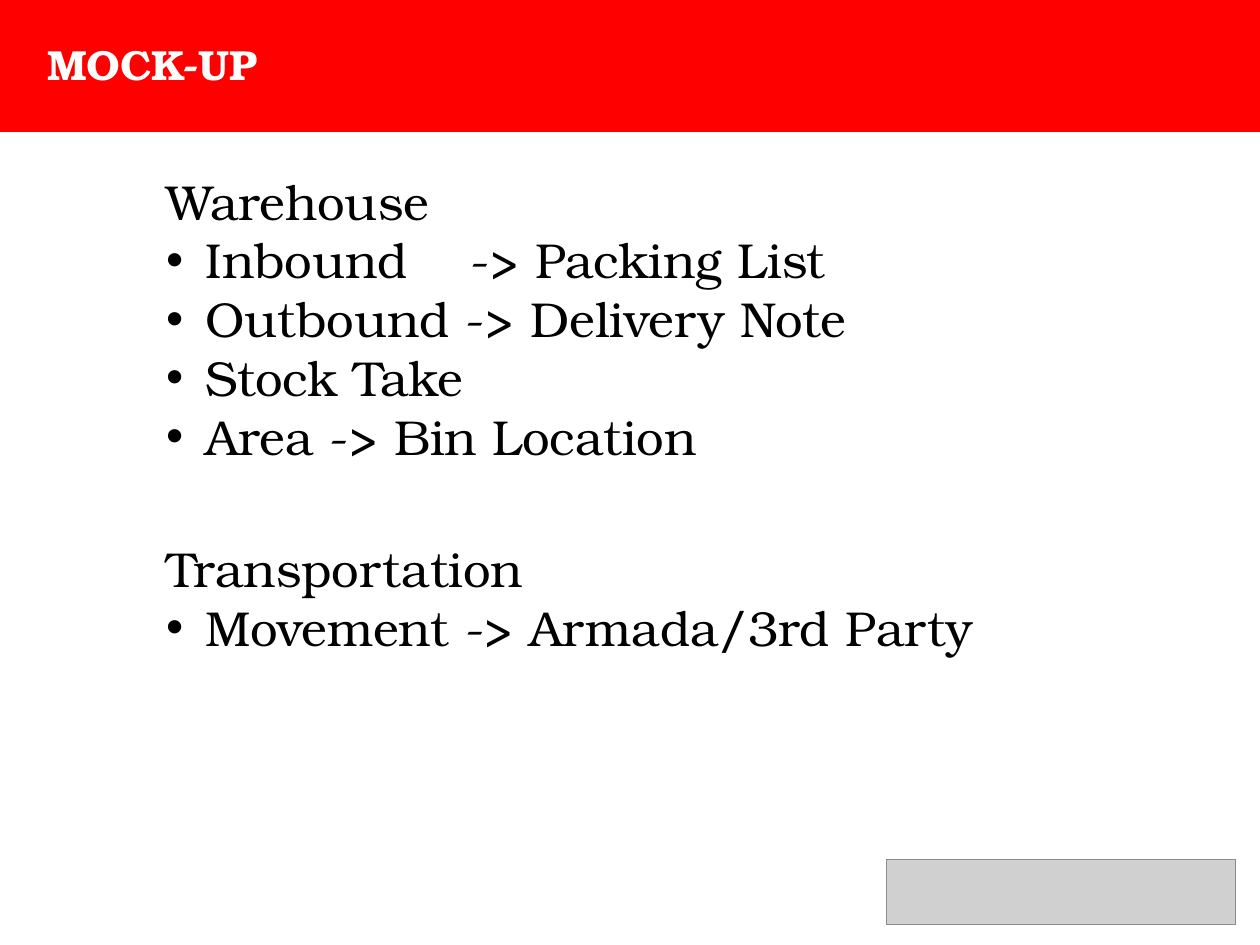
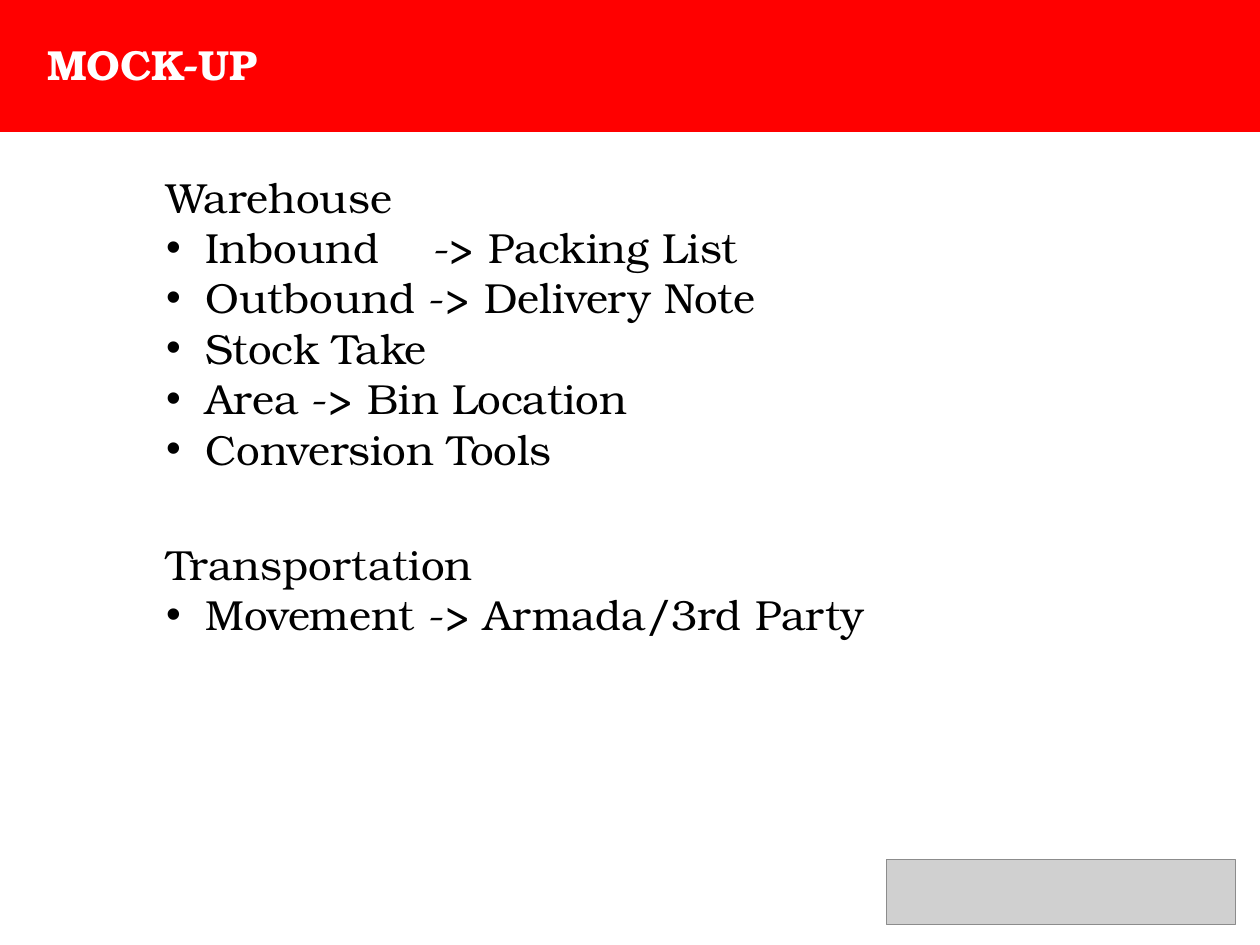
Before and after one commit to aryonp/hai, a slide deck: slide 9 of PRESENTASI.pptx. Drawn at 1260x945 pixels with LibreOffice and Linux fonts; fonts in the diff are those of the drawing; grey boxes stand for pictures. Boxes give left, top, right and bottom in pixels: in the first picture for what was removed or moved away, otherwise in the second. Text is boxed around its words. In the diff, an @@ line names an element or a change of style, - is before the commit and + after.

Commit message:
rev. 6

```diff
--- a/PRESENTASI.pptx
+++ b/PRESENTASI.pptx
@@ text at <box>166,183,756,415</box>: size 28 to 24 pt in "Warehouse", "Inbound -> Packing List", "Outbound -> Delivery Note", "Stock Take" and 1 more places @@
@@ text at <box>205,435,552,466</box>: paragraph added @@
+• Conversion Tools
@@ text "Transportation" at <box>166,551,864,640</box>: size 28 to 24 pt @@
```
